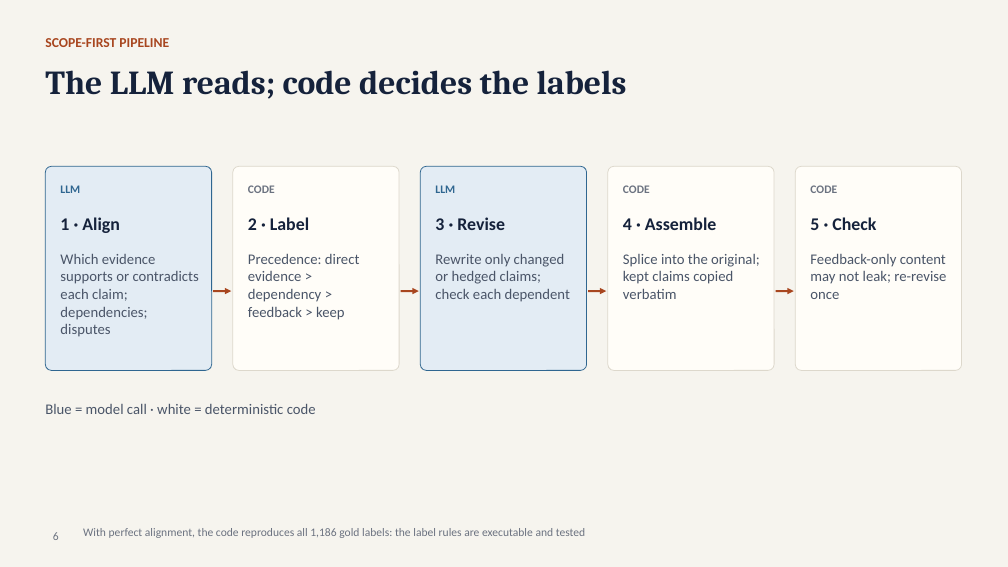
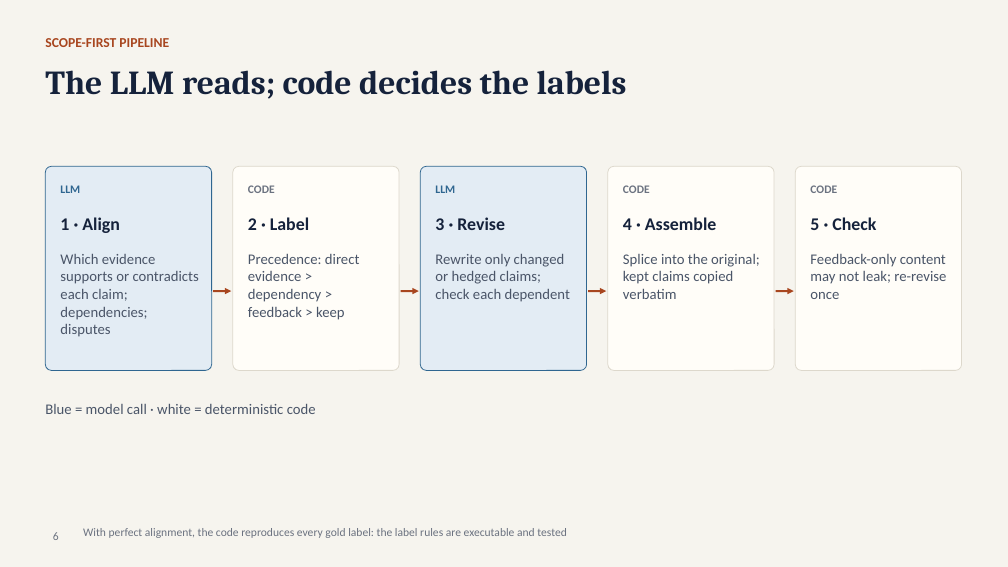
Before and after one commit to sonak11/intexr, a slide deck: slide 6 of docs/slides/IntExR_update_late_Oct2026.pptx. Drawn at 1008x567 pixels with LibreOffice and Linux fonts; fonts in the diff are those of the drawing. Boxes give left, top, right and bottom in pixels: in the first picture for what was removed or moved away, otherwise in the second. Text is boxed around its words. In the diff, an @@ line names an element or a change of style, - is before the commit and + after.

```diff
--- a/docs/slides/IntExR_update_late_Oct2026.pptx
+++ b/docs/slides/IntExR_update_late_Oct2026.pptx
@@ text at bbox=[83, 528, 566, 538]: text changed @@
-With perfect alignment, the code reproduces all 1,186 gold labels: the label rules are executable and tested
+With perfect alignment, the code reproduces every gold label: the label rules are executable and tested
```
Also in this commit, not shown: 3 other slides changed, 13 other files.
